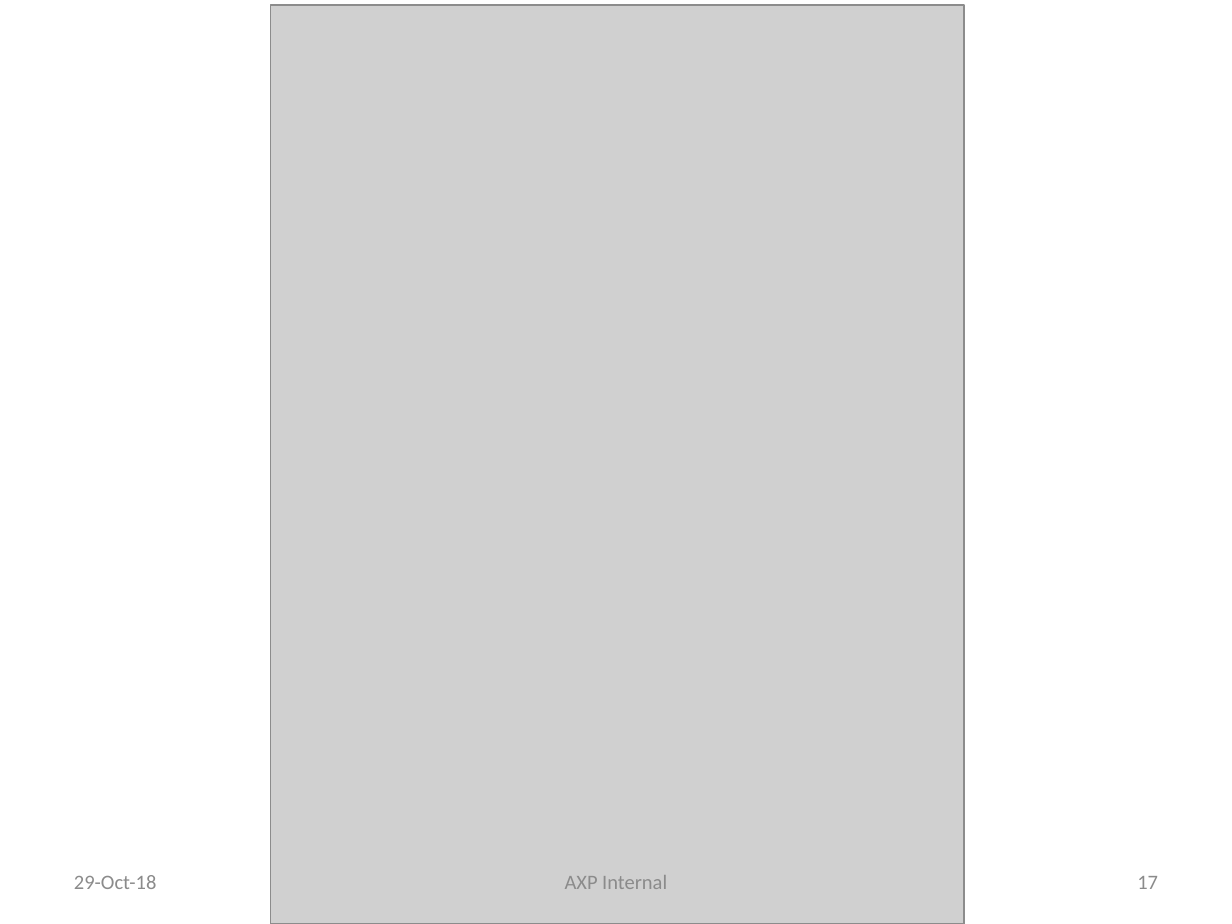
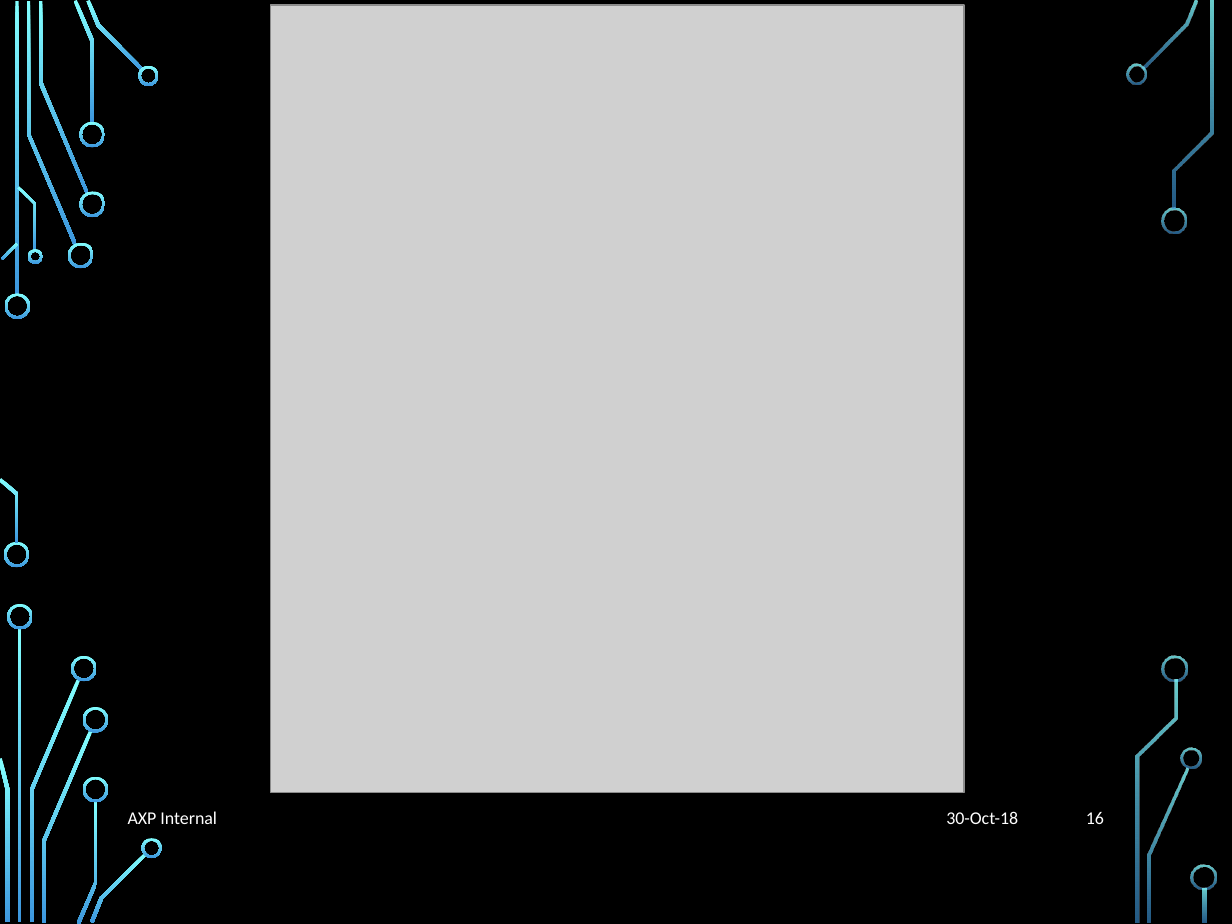
Before and after one commit to liyuan6006/GitStrategies, a slide deck: slide 16 of Branching.pptx (slide 17 before the commit). Drawn at 1232x924 pixels with LibreOffice and Linux fonts; fonts in the diff are those of the drawing; grey boxes stand for pictures; background and template pictures are left out. Boxes give left, top, right and bottom in pixels: in the first picture for what was removed or moved away, otherwise in the second. Text is boxed around its words. In the diff, an @@ line names an element or a change of style, - is before the commit and + after.

```diff
--- a/Branching.pptx
+++ b/Branching.pptx
@@ background #FFFFFF to picture (left out) @@
@@ picture: place and size @@
-picture at [271, 5, 965, 924]
+picture at [271, 5, 965, 792]
@@ text "AXP Internal": place and size @@
-text "AXP Internal" at [565, 875, 667, 889]
+text "AXP Internal" at [128, 811, 217, 824]
@@ text "AXP Internal" at [128, 811, 217, 824]: size 12 to 10.5 pt, text colour #8C8C8C to #FFFFFF; alignment centre to left @@
@@ text at [946, 811, 1018, 824]: text changed; size 12 to 10.5 pt; text colour #8C8C8C to #FFFFFF @@
-29-Oct-18
+30-Oct-18
@@ page number at [1086, 812, 1104, 824]: text changed; size 12 to 10.5 pt; text colour #8C8C8C to #FFFFFF @@
-17
+16
@@ group added at [0, 0, 1216, 924]: 33 freeform shapes, 3 rectangles @@
```
Also in this commit, not shown: 12 other slides changed, 4 slides added, 4 slides removed.
